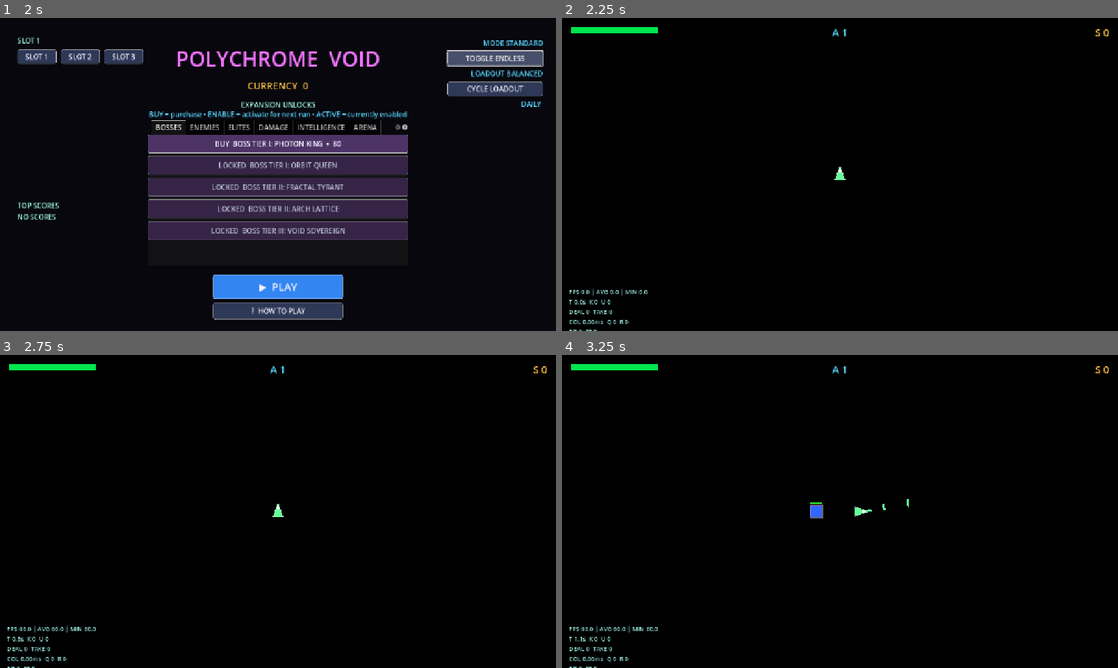
Above: before the commit, frames 1-4 (two rows, left to right).
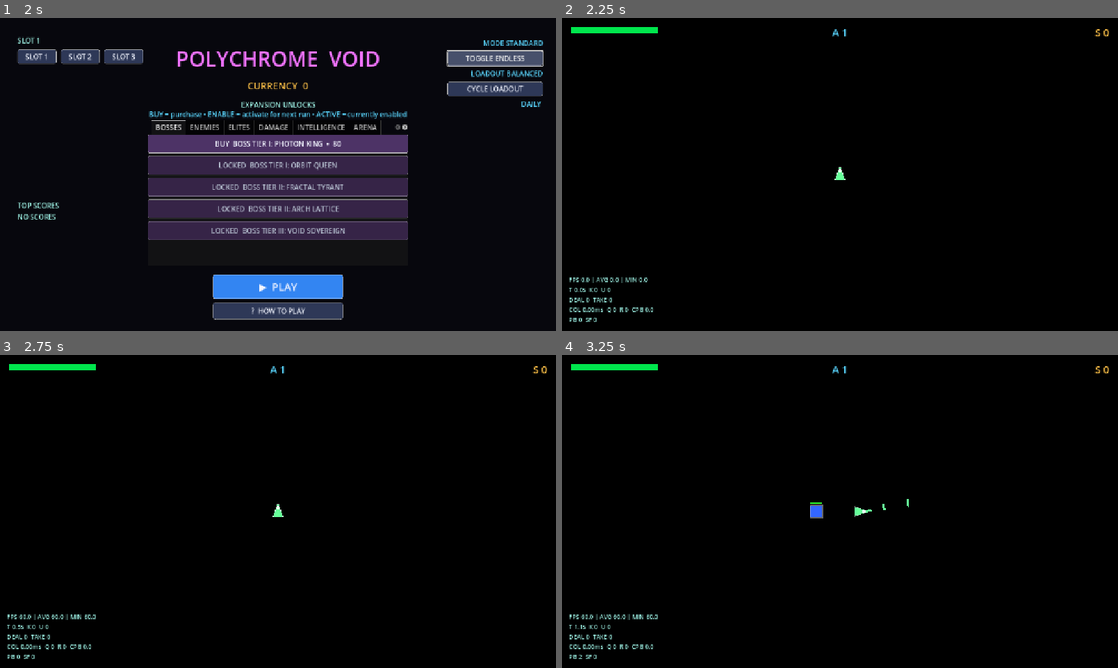
Above: after the commit, the same moments.

Repository: woodmurderedhat/bullet-hell
Game: Godot game, scene res://scenes/Main.tscn
Two runs of this game, one before a commit and one after it. Both use one fixed random seed, a clock stepped at 60 frames per second and the inputs below.
Inputs (mouse positions are in pixels of both pictures, inside the frame that each line leads up to):
- Up to frame 1 (2 s): click "TOGGLE ENDLESS" at 0.5 s; click "TOGGLE ENDLESS" at 1.25 s
- Up to frame 2 (2.25 s): click "▶ PLAY" at 2 s
- Up to frame 3 (2.75 s): no input
- Up to frame 4 (3.25 s): tap Enter at 2.75 s; move the mouse to (962, 495) at 2.77 s; hold D (move_right) from 2.78 s (still down); hold Space (fire) from 2.78 s (still down)

Frame 1 is identical in both runs. In frame 2, 0.7% of the frame differs, in the area x 1-17%, y 82-100%; in frame 3, 0.8%, in the area x 1-18%, y 82-100%; in frame 4, 0.8%.

Commit message:
feat: Enhance bullet management and weapon overheating mechanics; update HUD for weapon state display

Diff:
--- a/polychrome-void/polychrome-void/combat/BulletManager.gd
+++ b/polychrome-void/polychrome-void/combat/BulletManager.gd
@@ -26,6 +26,7 @@
 
 ## Maximum alive time for a bullet before auto-expiry.
 const BULLET_LIFETIME: float = 6.0
+const MAX_SIM_DELTA: float = 0.05
 
 ## Off-screen position used to "hide" inactive MultiMesh instances.
 const HIDDEN_POS: Vector2 = Vector2(-9999.0, -9999.0)
@@ -410,8 +411,9 @@
 
 
 func _process(delta: float) -> void:
-	_update_player_pool(delta)
-	_update_enemy_pool(delta)
+	var sim_delta: float = minf(delta, MAX_SIM_DELTA)
+	_update_player_pool(sim_delta)
+	_update_enemy_pool(sim_delta)
 
 
 func _update_player_pool(delta: float) -> void:
--- a/polychrome-void/polychrome-void/combat/CollisionSystem.gd
+++ b/polychrome-void/polychrome-void/combat/CollisionSystem.gd
@@ -9,7 +9,7 @@
 const SECONDARY_DAMAGE_SCALE: float = 0.65
 const SPLIT_ARC_DEGREES: float = 18.0
 const SPLIT_MAX_CHILDREN: int = 6
-const SPLIT_FREE_SLOT_RESERVE: int = 48
+const SPLIT_FREE_SLOT_RESERVE: int = 128
 const CHAIN_BASE_RADIUS: float = 120.0
 const PULSE_BASE_RADIUS: float = 56.0
 const CONTACT_TICK_SECONDS: float = 0.35
@@ -40,6 +40,7 @@
 var _perf_last_queued_events: int = 0
 var _perf_last_resolved_targets: int = 0
 var _perf_last_resolved_damage: float = 0.0
+var _perf_last_active_player_bullets: int = 0
 
 
 func _ready() -> void:
@@ -111,6 +112,7 @@
 	_perf_last_queued_events = 0
 	_perf_last_resolved_targets = 0
 	_perf_last_resolved_damage = 0.0
+	_perf_last_active_player_bullets = 0
 	_check_enemy_bullets_vs_player()
 	_check_enemy_contact_vs_player(delta)
 	_check_player_bullets_vs_enemies()
@@ -193,6 +195,26 @@
 		return
 	_pending_enemy_damage.clear()
 
+	var has_live_enemy: bool = false
+	var enemy_min_x: float = INF
+	var enemy_min_y: float = INF
+	var enemy_max_x: float = -INF
+	var enemy_max_y: float = -INF
+	for enemy in _enemies:
+		if not is_instance_valid(enemy):
+			continue
+		var enemy_radius: float = float(enemy.collision_radius)
+		var ex: float = float(enemy.position.x)
+		var ey: float = float(enemy.position.y)
+		enemy_min_x = minf(enemy_min_x, ex - enemy_radius)
+		enemy_min_y = minf(enemy_min_y, ey - enemy_radius)
+		enemy_max_x = maxf(enemy_max_x, ex + enemy_radius)
+		enemy_max_y = maxf(enemy_max_y, ey + enemy_radius)
+		has_live_enemy = true
+
+	if not has_live_enemy:
+		return
+
 	var crit_stacks: int = _trigger_stack(&"crit_10")
 	var crit_has_double: bool = _trigger_stack(&"crit_multiplier_2x") > 0
 	var split_stacks: int = _trigger_stack(&"split_on_hit")
@@ -208,8 +230,11 @@
 		var base: int = i * SLOT
 		if pool[base + 5] == 0.0:
 			continue
+		_perf_last_active_player_bullets += 1
 		var bx: float = pool[base + 0]
 		var by: float = pool[base + 1]
+		if bx < enemy_min_x or bx > enemy_max_x or by < enemy_min_y or by > enemy_max_y:
+			continue
 		var bullet_pos: Vector2 = Vector2(bx, by)
 
 		for enemy in _enemies:
@@ -398,6 +423,10 @@
 		"collision_queued_damage_events": _perf_last_queued_events,
 		"collision_resolved_targets": _perf_last_resolved_targets,
 		"collision_resolved_damage": _perf_last_resolved_damage,
+		"collision_checks_per_active_player_bullet": (
+			float(_perf_last_enemy_overlap_checks) / float(_perf_last_active_player_bullets)
+			if _perf_last_active_player_bullets > 0 else 0.0
+		),
 	}
 
 
--- a/polychrome-void/polychrome-void/player/Player.gd
+++ b/polychrome-void/polychrome-void/player/Player.gd
@@ -36,6 +36,18 @@
 const PULSE_BASE_BULLETS: int = 6
 const PULSE_BULLETS_PER_STACK: int = 2
 const PULSE_MAX_BULLETS: int = 12
+const FIRE_PRIMARY_SLOT_RESERVE: int = 96
+const MAX_FIRE_TIMER_DELTA: float = 0.05
+const MAX_SPLIT_BUDGET: int = 6
+const BULLET_PRESSURE_WARN_THRESHOLD: float = 0.75
+const BULLET_PRESSURE_OVERHEAT_THRESHOLD: float = 0.90
+const OVERHEAT_COOLDOWN_MIN: float = 1.0
+const OVERHEAT_COOLDOWN_MAX: float = 2.0
+const PRESSURE_RING_RADIUS_SCALE: float = 2.25
+const PRESSURE_RING_WIDTH: float = 3.0
+const PRESSURE_RING_POINTS: int = 32
+const PRESSURE_RING_WARN_COLOR: Color = Color(1.0, 0.82, 0.22, 0.9)
+const PRESSURE_RING_OVERHEAT_COLOR: Color = Color(1.0, 0.28, 0.22, 1.0)
 
 const COLOR_ACTIVE: Color  = Color(0.4, 1.0, 0.6, 1.0)
 const COLOR_HURT: Color    = Color(1.0, 1.0, 1.0, 0.4)
@@ -53,6 +65,9 @@
 var _has_move_target: bool = false
 var _move_target: Vector2 = Vector2.ZERO
 var _gun_world_dir: Vector2 = Vector2.UP
+var _fire_spawn_budget: int = 0
+var _bullet_pressure: float = 0.0
+var _weapon_overheat_timer: float = 0.0
 
 # Cached reference set by Main.tscn after _ready.
 var _bullet_manager: BulletManager = null
@@ -93,10 +108,42 @@
 func _process(delta: float) -> void:
 	_update_gun_aim()
 	_handle_movement(delta)
+	_update_bullet_pressure_and_overheat(delta)
 	_handle_firing(delta)
 	_handle_invincibility(delta)
 	_handle_regen(delta)
 	queue_redraw()
+
+
+func _update_bullet_pressure_and_overheat(delta: float) -> void:
+	if _bullet_manager == null:
+		_bullet_pressure = 0.0
+		_weapon_overheat_timer = maxf(0.0, _weapon_overheat_timer - delta)
+		return
+
+	var free_slots: int = _bullet_manager.get_player_free_slot_count()
+	var active_slots: int = BulletManager.MAX_BULLETS - free_slots
+	_bullet_pressure = clampf(float(active_slots) / float(BulletManager.MAX_BULLETS), 0.0, 1.0)
+
+	if _weapon_overheat_timer > 0.0:
+		_weapon_overheat_timer = maxf(0.0, _weapon_overheat_timer - delta)
+		return
+
+	if _bullet_pressure < BULLET_PRESSURE_OVERHEAT_THRESHOLD:
+		return
+
+	var pressure_ratio: float = inverse_lerp(
+		BULLET_PRESSURE_OVERHEAT_THRESHOLD,
+		1.0,
+		_bullet_pressure
+	)
+	var cooldown: float = lerpf(
+		OVERHEAT_COOLDOWN_MIN,
+		OVERHEAT_COOLDOWN_MAX,
+		clampf(pressure_ratio, 0.0, 1.0)
+	)
+	_weapon_overheat_timer = cooldown
+	_fire_timer = 0.0
 
 
 func _update_gun_aim() -> void:
@@ -170,14 +217,20 @@
 		return
 	if not _gameplay_input_enabled:
 		return
-	_fire_timer += delta
+	if _weapon_overheat_timer > 0.0:
+		return
+	_fire_timer += minf(delta, MAX_FIRE_TIMER_DELTA)
 	var effective_rate: float = _effective_stat(stats.fire_rate, &"fire_rate")
 	var fire_interval: float = 1.0 / maxf(effective_rate, 0.1)
 	if Input.is_action_just_pressed("fire"):
 		_fire_timer = fire_interval
 	if Input.is_action_pressed("fire") and _fire_timer >= fire_interval:
-		_fire_timer = 0.0
-		EventBus.player_fired.emit()
+		var free_slots: int = _bullet_manager.get_player_free_slot_count()
+		_fire_spawn_budget = maxi(0, free_slots - FIRE_PRIMARY_SLOT_RESERVE)
+		if _fire_spawn_budget <= 0:
+			_fire_timer = fire_interval
+			return
+
 		var dir: Vector2 = _gun_world_dir
 		var eff_bspeed: float = _effective_stat(stats.bullet_speed, &"bullet_speed")
 		var split_hit_stacks: int = _trigger_stack(&"split_on_hit")
@@ -199,14 +252,24 @@
 			pulse_aoe_stacks,
 			pierce_stacks
 		)
-
-		_fire_primary(dir, eff_bspeed, 1.0, split_fire_stacks, wave_sine_stacks, chaos_stacks, split_budget)
+		var fired_any: bool = false
+
+		if _fire_primary(dir, eff_bspeed, 1.0, split_fire_stacks, wave_sine_stacks, chaos_stacks, split_budget):
+			fired_any = true
 
 		if fan_stacks > 0:
-			_fire_fan(dir, eff_bspeed, fan_stacks, wave_sine_stacks, chaos_stacks, split_budget)
+			if _fire_fan(dir, eff_bspeed, fan_stacks, wave_sine_stacks, chaos_stacks, split_budget):
+				fired_any = true
 
 		if pulse_stacks > 0:
-			_fire_pulse_ring(eff_bspeed, pulse_stacks, wave_sine_stacks, chaos_stacks, split_budget)
+			if _fire_pulse_ring(eff_bspeed, pulse_stacks, wave_sine_stacks, chaos_stacks, split_budget):
+				fired_any = true
+
+		if fired_any:
+			_fire_timer = 0.0
+			EventBus.player_fired.emit()
+		else:
+			_fire_timer = fire_interval
 
 
 func _fire_primary(
@@ -217,18 +280,23 @@
 	wave_sine_stacks: int,
 	chaos_stacks: int,
 	split_budget: int
-) -> void:
-	_spawn_weapon_bullet(dir, bullet_speed, damage_scale, 0, wave_sine_stacks, chaos_stacks, split_budget)
+) -> bool:
+	var fired: bool = false
+	if _spawn_weapon_bullet(dir, bullet_speed, damage_scale, 0, wave_sine_stacks, chaos_stacks, split_budget):
+		fired = true
 
 	if split_fire_stacks <= 0:
-		return
+		return fired
 
 	var side_pairs: int = mini(1 + split_fire_stacks, 4)
 	for i: int in range(side_pairs):
 		var t: float = float(i + 1)
 		var spread: float = deg_to_rad(SPLIT_FIRE_ARC_DEGREES * t)
-		_spawn_weapon_bullet(dir.rotated(spread), bullet_speed, SECONDARY_DAMAGE_SCALE, 1, wave_sine_stacks, chaos_stacks, split_budget)
-		_spawn_weapon_bullet(dir.rotated(-spread), bullet_speed, SECONDARY_DAMAGE_SCALE, 1, wave_sine_stacks, chaos_stacks, split_budget)
+		if _spawn_weapon_bullet(dir.rotated(spread), bullet_speed, SECONDARY_DAMAGE_SCALE, 1, wave_sine_stacks, chaos_stacks, split_budget):
+			fired = true
+		if _spawn_weapon_bullet(dir.rotated(-spread), bullet_speed, SECONDARY_DAMAGE_SCALE, 1, wave_sine_stacks, chaos_stacks, split_budget):
+			fired = true
+	return fired
 
 
 func _fire_fan(
@@ -238,18 +306,22 @@
 	wave_sine_stacks: int,
 	chaos_stacks: int,
 	split_budget: int
-) -> void:
+) -> bool:
+	var fired: bool = false
 	var count: int = mini(FAN_BASE_BULLETS + FAN_BULLETS_PER_STACK * (fan_stacks - 1), FAN_MAX_BULLETS)
 	if count < 2:
-		_spawn_weapon_bullet(dir, bullet_speed, SECONDARY_DAMAGE_SCALE, 1, wave_sine_stacks, chaos_stacks, split_budget)
-		return
+		if _spawn_weapon_bullet(dir, bullet_speed, SECONDARY_DAMAGE_SCALE, 1, wave_sine_stacks, chaos_stacks, split_budget):
+			fired = true
+		return fired
 
 	var spread_deg: float = FAN_BASE_SPREAD_DEGREES + float(fan_stacks - 1) * 4.0
 	var spread_rad: float = deg_to_rad(spread_deg)
 	for i: int in range(count):
 		var ratio: float = float(i) / float(count - 1)
 		var offset: float = lerpf(-spread_rad, spread_rad, ratio)
-		_spawn_weapon_bullet(dir.rotated(offset), bullet_speed, SECONDARY_DAMAGE_SCALE, 1, wave_sine_stacks, chaos_stacks, split_budget)
+		if _spawn_weapon_bullet(dir.rotated(offset), bullet_speed, SECONDARY_DAMAGE_SCALE, 1, wave_sine_stacks, chaos_stacks, split_budget):
+			fired = true
+	return fired
 
 
 func _fire_pulse_ring(
@@ -258,10 +330,11 @@
 	wave_sine_stacks: int,
 	chaos_stacks: int,
 	split_budget: int
-) -> void:
+) -> bool:
+	var fired: bool = false
 	var count: int = mini(PULSE_BASE_BULLETS + PULSE_BULLETS_PER_STACK * (pulse_stacks - 1), PULSE_MAX_BULLETS)
 	if count <= 0:
-		return
+		return false
 
 	var rotation_offset: float = 0.0
 	if _modifier != null:
@@ -270,7 +343,9 @@
 	for i: int in range(count):
 		var angle: float = rotation_offset + TAU * float(i) / float(count)
 		var dir: Vector2 = Vector2.from_angle(angle)
-		_spawn_weapon_bullet(dir, bullet_speed, SECONDARY_DAMAGE_SCALE, 1, wave_sine_stacks, chaos_stacks, split_budget)
+		if _spawn_weapon_bullet(dir, bullet_speed, SECONDARY_DAMAGE_SCALE, 1, wave_sine_stacks, chaos_stacks, split_budget):
+			fired = true
+	return fired
 
 
 func _spawn_weapon_bullet(
@@ -281,7 +356,10 @@
 	wave_stacks: int,
 	chaos_stacks: int,
 	split_budget: int
-) -> void:
+) -> bool:
+	if _fire_spawn_budget <= 0:
+		return false
+
 	var shot_dir: Vector2 = _apply_random_direction(direction, chaos_stacks)
 	var behavior_kind: int = BulletManager.PLAYER_BEHAVIOR_STRAIGHT
 	var wave_amp: float = 0.0
@@ -293,7 +371,7 @@
 		wave_freq = WAVE_BASE_FREQUENCY + float(wave_stacks - 1)
 		wave_phase = RandomService.next_float() * TAU
 
-	_bullet_manager.spawn_player_bullet_advanced(
+	var slot: int = _bullet_manager.spawn_player_bullet_advanced(
 		position,
 		shot_dir,
 		bullet_speed,
@@ -305,6 +383,12 @@
 		split_budget,
 		damage_scale
 	)
+	if slot == -1:
+		_fire_spawn_budget = 0
+		return false
+
+	_fire_spawn_budget -= 1
+	return true
 
 
 func _apply_random_direction(direction: Vector2, chaos_stacks: int) -> Vector2:
@@ -330,7 +414,6 @@
 		return 0
 
 	var behavior_stacks: int = 0
-	behavior_stacks += split_hit_stacks
 	behavior_stacks += split_fire_stacks
 	behavior_stacks += wave_sine_stacks
 	behavior_stacks += fan_stacks
@@ -339,7 +422,7 @@
 	behavior_stacks += pulse_aoe_stacks
 	behavior_stacks += pierce_stacks
 
-	return clampi(1 + behavior_stacks / 2, 1, 10)
+	return clampi(split_hit_stacks + behavior_stacks / 3, 1, MAX_SPLIT_BUDGET)
 
 
 func _trigger_stack(trigger_id: StringName) -> int:
@@ -376,6 +459,29 @@
 	draw_colored_polygon(PackedVector2Array([p0, p1, p2, p3]), gun_col)
 	draw_circle(mount, GUN_BODY_RADIUS, Color(1.0, 1.0, 1.0, 0.85))
 
+	if _bullet_pressure >= BULLET_PRESSURE_WARN_THRESHOLD or _weapon_overheat_timer > 0.0:
+		var pressure_t: float = inverse_lerp(BULLET_PRESSURE_WARN_THRESHOLD, 1.0, _bullet_pressure)
+		var ring_color: Color = PRESSURE_RING_WARN_COLOR.lerp(
+			PRESSURE_RING_OVERHEAT_COLOR,
+			clampf(pressure_t, 0.0, 1.0)
+		)
+		if _weapon_overheat_timer > 0.0:
+			var pulse: float = 0.65 + 0.35 * sin(Time.get_ticks_msec() * 0.018)
+			ring_color.a = clampf(ring_color.a * pulse, 0.0, 1.0)
+
+		var ring_radius: float = TRIANGLE_HALF * PRESSURE_RING_RADIUS_SCALE
+		var arc_end: float = -PI * 0.5 + TAU * _bullet_pressure
+		draw_arc(
+			Vector2.ZERO,
+			ring_radius,
+			-PI * 0.5,
+			arc_end,
+			PRESSURE_RING_POINTS,
+			ring_color,
+			PRESSURE_RING_WIDTH,
+			true
+		)
+
 
 func _on_bullet_hit_player(damage: float) -> void:
 	if _invincibility_timer > 0.0:
@@ -426,3 +532,15 @@
 func apply_regen(hp_per_second: float, delta: float) -> void:
 	var effective_max: float = effective_max_hp()
 	stats.current_hp = minf(stats.current_hp + hp_per_second * delta, effective_max)
+
+
+func get_bullet_pressure() -> float:
+	return _bullet_pressure
+
+
+func is_weapon_overheated() -> bool:
+	return _weapon_overheat_timer > 0.0
+
+
+func get_weapon_overheat_remaining() -> float:
+	return maxf(_weapon_overheat_timer, 0.0)
--- a/polychrome-void/polychrome-void/ui/HUD.gd
+++ b/polychrome-void/polychrome-void/ui/HUD.gd
@@ -12,6 +12,9 @@
 const COLOR_ACCENT_ARENA: Color = Color(0.35, 0.84, 1.0)
 const COLOR_ACCENT_WAVE: Color = Color(0.95, 0.40, 1.0)
 const COLOR_ACCENT_TELEMETRY: Color = Color(0.62, 0.95, 0.90)
+const COLOR_ACCENT_WARNING: Color = Color(1.0, 0.82, 0.22)
+const COLOR_ACCENT_OVERHEAT: Color = Color(1.0, 0.32, 0.28)
+const BULLET_PRESSURE_WARN_THRESHOLD: float = 0.75
 
 var _player: Player = null
 var _score: int = 0
@@ -24,6 +27,7 @@
 var _wave_label: Label
 var _wave_label_timer: float = 0.0
 var _telemetry_label: Label
+var _weapon_state_label: Label
 
 
 func _ready() -> void:
@@ -84,7 +88,7 @@
 	add_child(_wave_label)
 
 	_telemetry_label = Label.new()
-	_telemetry_label.position = Vector2(16.0, 620.0)
+	_telemetry_label.position = Vector2(16.0, 592.0)
 	_telemetry_label.size = Vector2(420.0, 90.0)
 	_telemetry_label.horizontal_alignment = HORIZONTAL_ALIGNMENT_LEFT
 	_telemetry_label.vertical_alignment = VERTICAL_ALIGNMENT_TOP
@@ -93,16 +97,49 @@
 	_telemetry_label.add_theme_color_override("font_color", COLOR_ACCENT_TELEMETRY)
 	add_child(_telemetry_label)
 
+	_weapon_state_label = Label.new()
+	_weapon_state_label.position = Vector2(490.0, 670.0)
+	_weapon_state_label.size = Vector2(300.0, 28.0)
+	_weapon_state_label.horizontal_alignment = HORIZONTAL_ALIGNMENT_CENTER
+	_weapon_state_label.vertical_alignment = VERTICAL_ALIGNMENT_CENTER
+	_weapon_state_label.add_theme_font_size_override("font_size", 18)
+	_weapon_state_label.visible = false
+	add_child(_weapon_state_label)
+
 	_on_telemetry_updated(TelemetryService.get_snapshot())
 
 
 func _process(delta: float) -> void:
 	_update_hp_bar()
+	_update_weapon_state()
 
 	if _wave_label_timer > 0.0:
 		_wave_label_timer -= delta
 		if _wave_label_timer <= 0.0:
 			_wave_label.visible = false
+
+
+func _update_weapon_state() -> void:
+	if _player == null:
+		_weapon_state_label.visible = false
+		return
+
+	var overheated: bool = _player.is_weapon_overheated()
+	if overheated:
+		var remaining: float = _player.get_weapon_overheat_remaining()
+		_weapon_state_label.text = "WEAPON OVERHEAT %.1fs" % [remaining]
+		_weapon_state_label.add_theme_color_override("font_color", COLOR_ACCENT_OVERHEAT)
+		_weapon_state_label.visible = true
+		return
+
+	var pressure: float = _player.get_bullet_pressure()
+	if pressure >= BULLET_PRESSURE_WARN_THRESHOLD:
+		_weapon_state_label.text = "BULLET PRESSURE %d%%" % [int(round(pressure * 100.0))]
+		_weapon_state_label.add_theme_color_override("font_color", COLOR_ACCENT_WARNING)
+		_weapon_state_label.visible = true
+		return
+
+	_weapon_state_label.visible = false
 
 
 ## Bind the Player node so the HUD can read current HP.
@@ -162,12 +199,13 @@
 	var damage_dealt: float = float(snapshot.get("damage_dealt", 0.0))
 	var upgrades_chosen: int = int(snapshot.get("upgrades_chosen", 0))
 	var collision_ms: float = float(snapshot.get("collision_process_ms", 0.0))
+	var checks_per_bullet: float = float(snapshot.get("collision_checks_per_active_player_bullet", 0.0))
 	var resolved_targets: int = int(snapshot.get("collision_resolved_targets", 0))
 	var queued_events: int = int(snapshot.get("collision_queued_damage_events", 0))
 	var player_active_bullets: int = int(snapshot.get("player_bullets_active", 0))
 	var player_spawn_failures: int = int(snapshot.get("player_spawn_failures", 0))
 
-	_telemetry_label.text = "FPS %.1f | AVG %.1f | MIN %.1f\nT %.1fs  K %d  U %d\nDEAL %.0f  TAKE %.0f\nCOL %.2fms  Q %d  R %d\nPB %d  SF %d" % [
+	_telemetry_label.text = "FPS %.1f | AVG %.1f | MIN %.1f\nT %.1fs  K %d  U %d\nDEAL %.0f  TAKE %.0f\nCOL %.2fms  Q %d  R %d  CPB %.1f\nPB %d  SF %d" % [
 		fps_cur,
 		fps_avg,
 		fps_min,
@@ -179,6 +217,7 @@
 		collision_ms,
 		queued_events,
 		resolved_targets,
+		checks_per_bullet,
 		player_active_bullets,
 		player_spawn_failures,
 	]
Not shown, changed: web/index.apple-touch-icon.png
Not shown, changed: web/index.html
Not shown, changed: web/index.icon.png
Not shown, changed: web/index.pck
Not shown, changed: web/index.png
